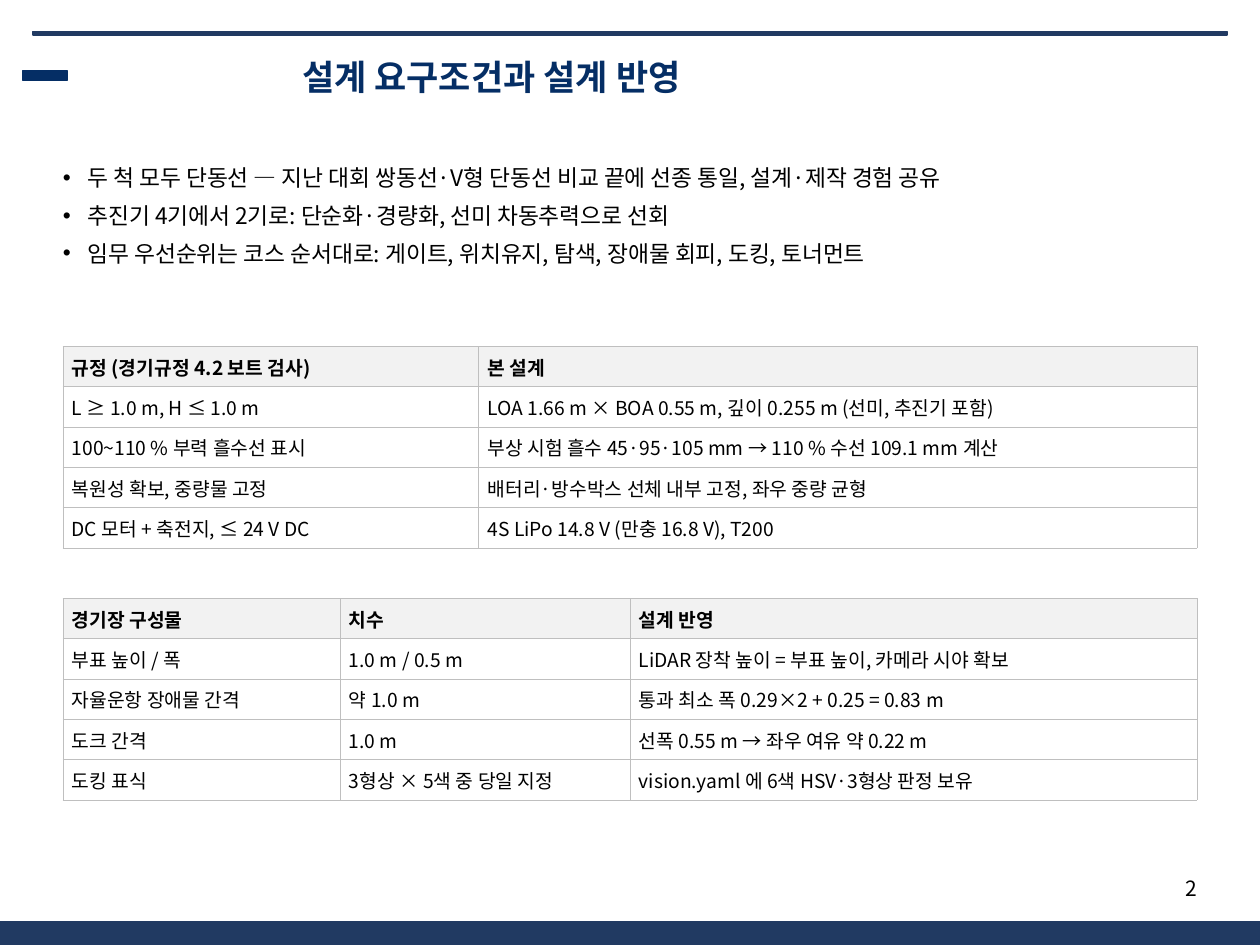
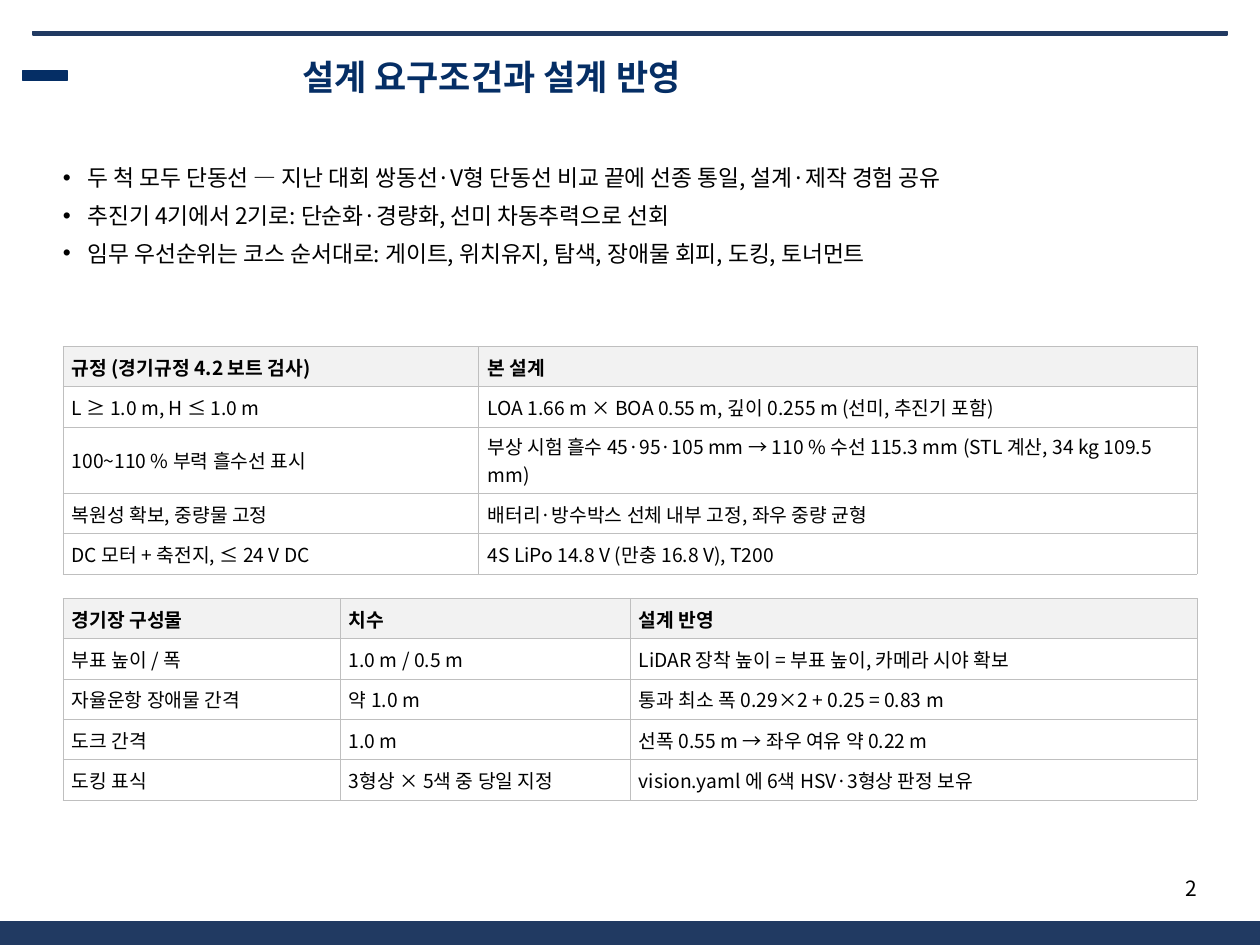
Before and after one commit to unmatsutake377-rgb/ros2_ws, a slide deck: slide 2 of docs/전달용/보고서_분담/발표자료_SSF_A.pptx. Drawn at 1260x945 pixels with LibreOffice and Linux fonts; fonts in the diff are those of the drawing; background and template pictures are left out. Boxes give left, top, right and bottom in pixels: in the first picture for what was removed or moved away, otherwise in the second. Text is boxed around its words. In the diff, an @@ line names an element or a change of style, - is before the commit and + after.

```diff
--- a/docs/전달용/보고서_분담/발표자료_SSF_A.pptx
+++ b/docs/전달용/보고서_분담/발표자료_SSF_A.pptx
@@ table at bbox=[63, 346, 1197, 570] @@
-row 3, column 2: 부상 시험 흘수 45·95·105 mm → 110 % 수선 109.1 mm 계산
+row 3, column 2: 부상 시험 흘수 45·95·105 mm → 110 % 수선 115.3 mm (STL 계산, 34 kg 109.5 mm)
```
Also in this commit, not shown: 4 other slides changed, 8 other files.
